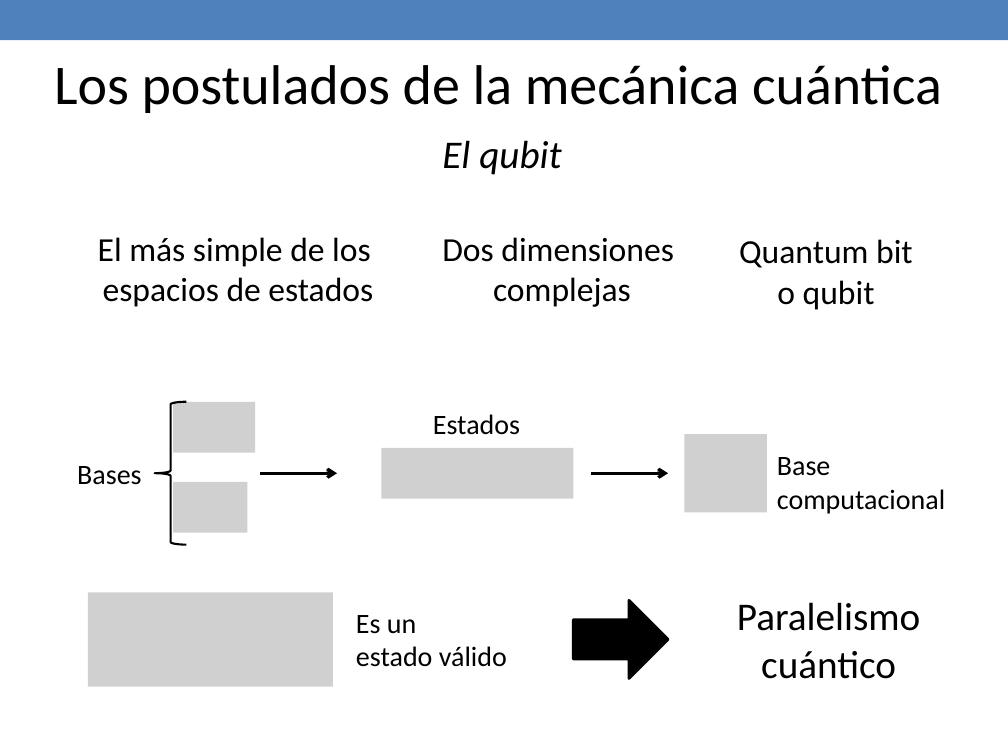
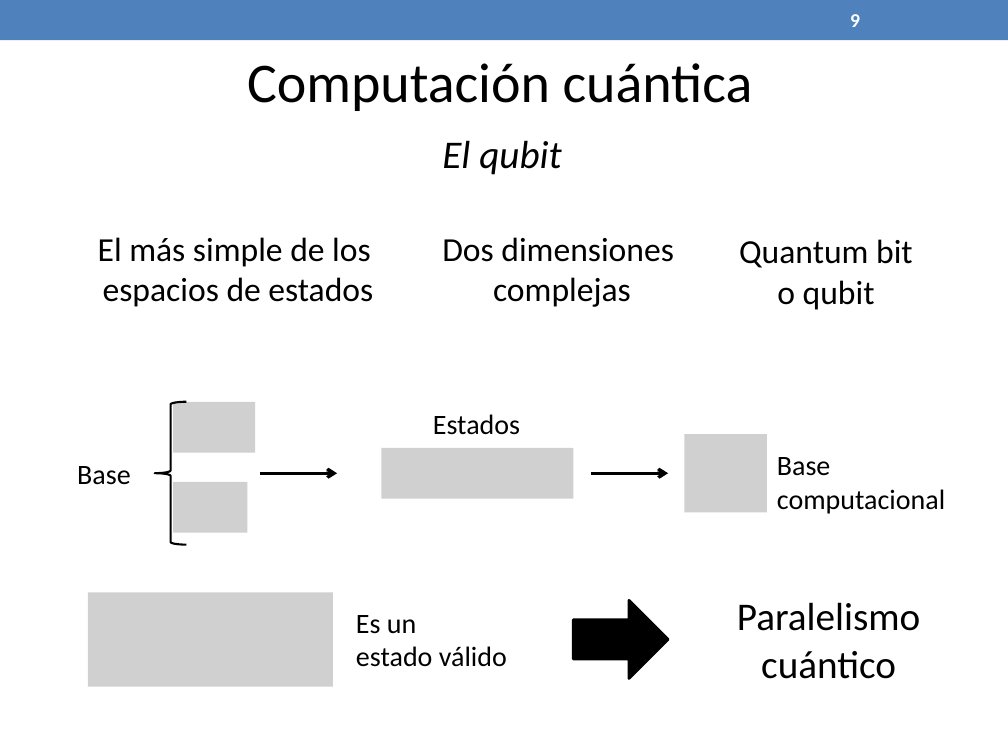
Before and after one commit to jaimecp89/qMIPS101, a slide deck: slide 9 of qMIPS/doc/Presentacion PFC.pptx (slide 11 before the commit). Drawn at 1008x756 pixels with LibreOffice and Linux fonts; fonts in the diff are those of the drawing; grey boxes stand for pictures. Boxes give left, top, right and bottom in pixels: in the first picture for what was removed or moved away, otherwise in the second. Text is boxed around its words. In the diff, an @@ line names an element or a change of style, - is before the commit and + after.

```diff
--- a/qMIPS/doc/Presentacion PFC.pptx
+++ b/qMIPS/doc/Presentacion PFC.pptx
@@ page number added at bbox=[850, 14, 860, 27], 14 pt, text #FFFFFF, bold @@
+9
@@ text at bbox=[247, 63, 753, 111]: text changed @@
-Los postulados de la mecánica cuántica
+Computación cuántica
@@ text at bbox=[77, 466, 131, 485]: text changed @@
-Bases
+Base
```
Also in this commit, not shown: 34 other slides changed, 8 slides added, 1 slide removed.
